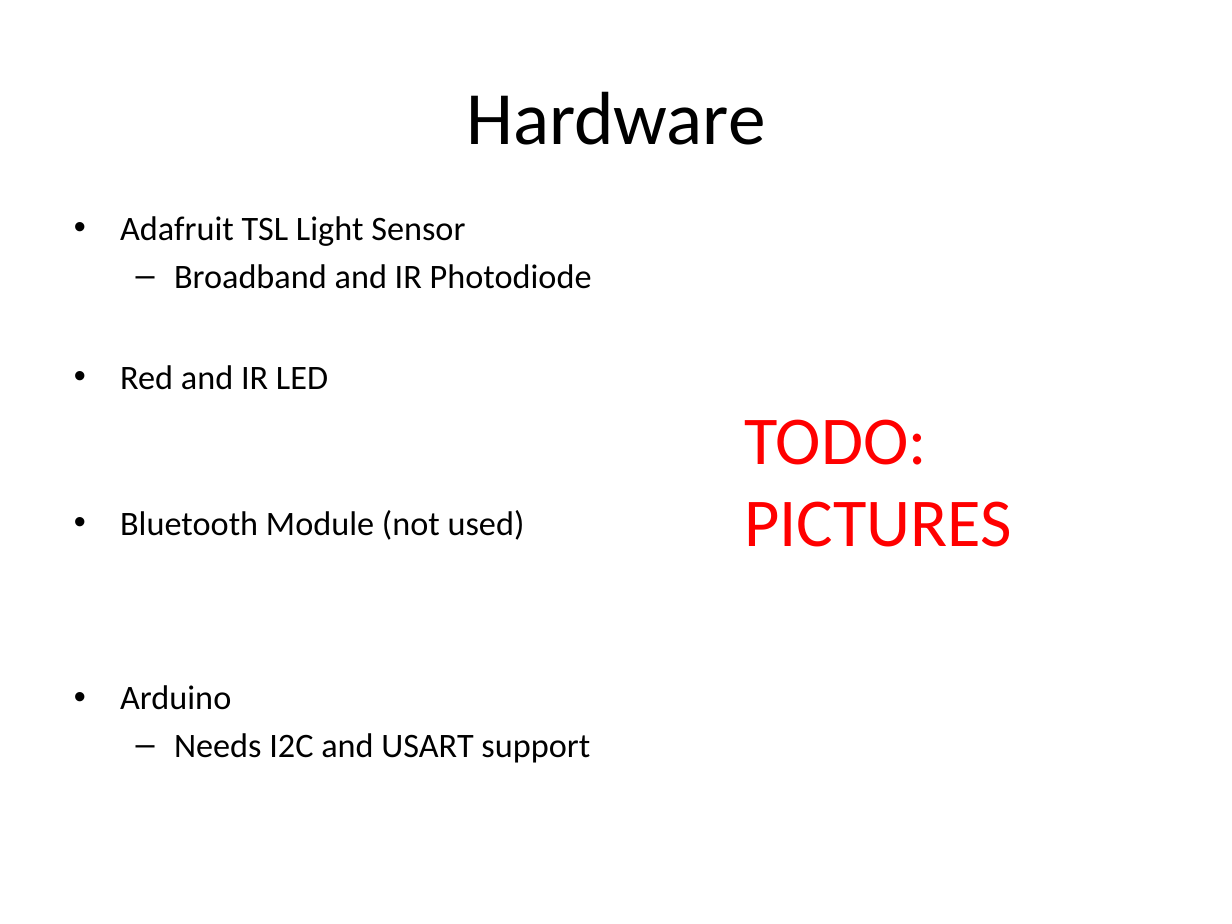
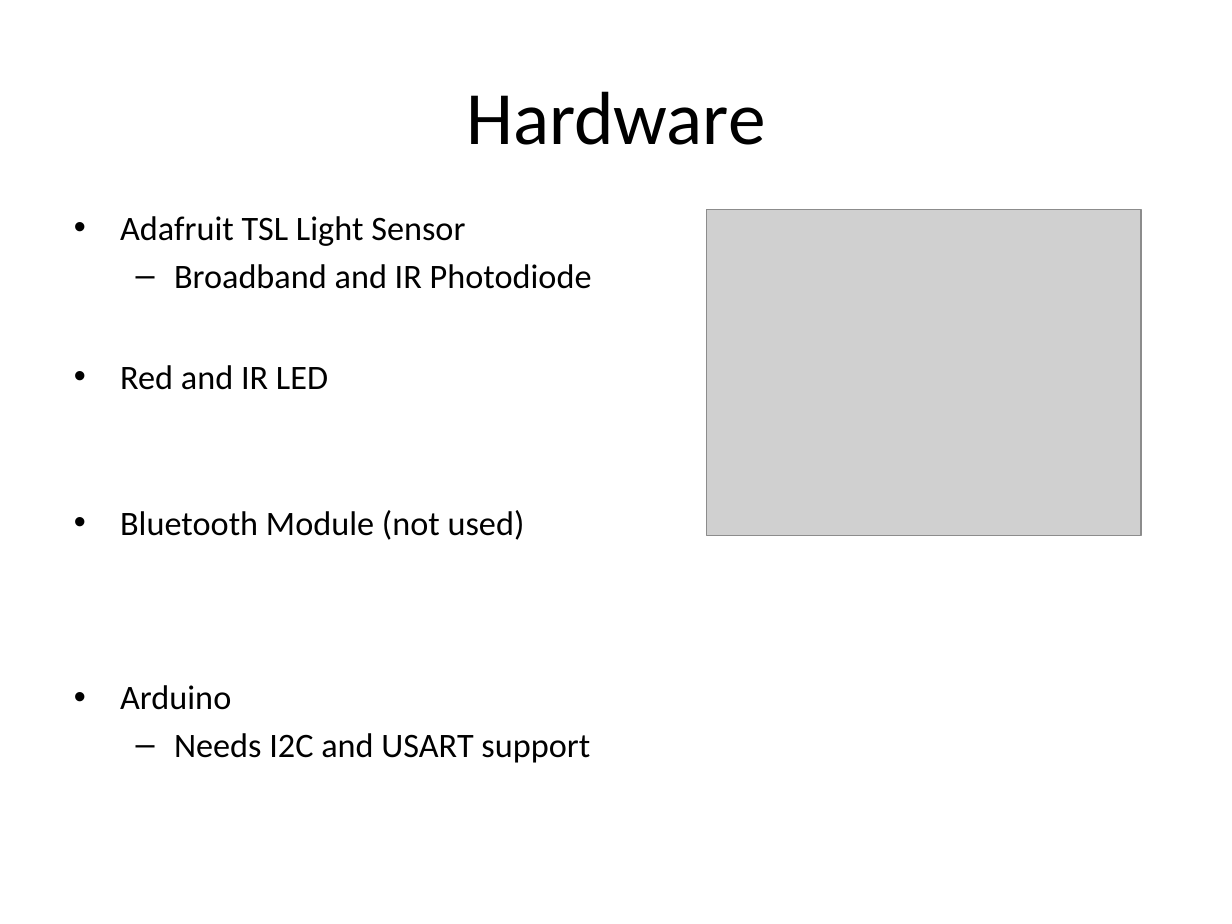
Before and after one commit to UbiquitousComputingSS14/Documentation, a slide deck: slide 5 of res/HeartRateMonitor.pptx. Drawn at 1232x924 pixels with LibreOffice and Linux fonts; fonts in the diff are those of the drawing; grey boxes stand for pictures. Boxes give left, top, right and bottom in pixels: in the first picture for what was removed or moved away, otherwise in the second. Text is boxed around its words. In the diff, an @@ line names an element or a change of style, - is before the commit and + after.

```diff
--- a/res/HeartRateMonitor.pptx
+++ b/res/HeartRateMonitor.pptx
@@ picture added at (707, 209, 1142, 536) @@
@@ text removed at (744, 419, 1012, 547) @@
-TODO:
-PICTURES
```
Also in this commit, not shown: 1 other slide changed, 3 other files.
